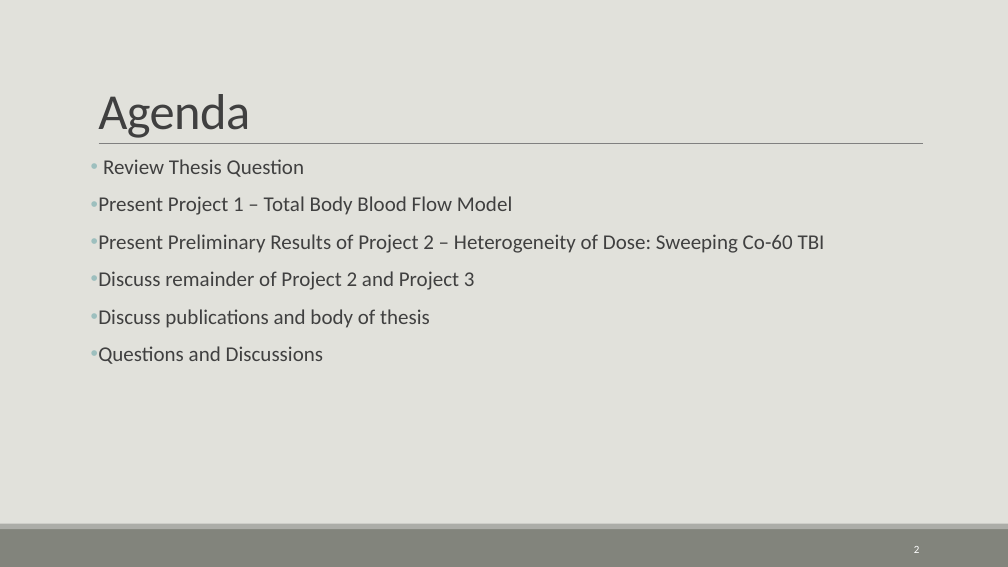
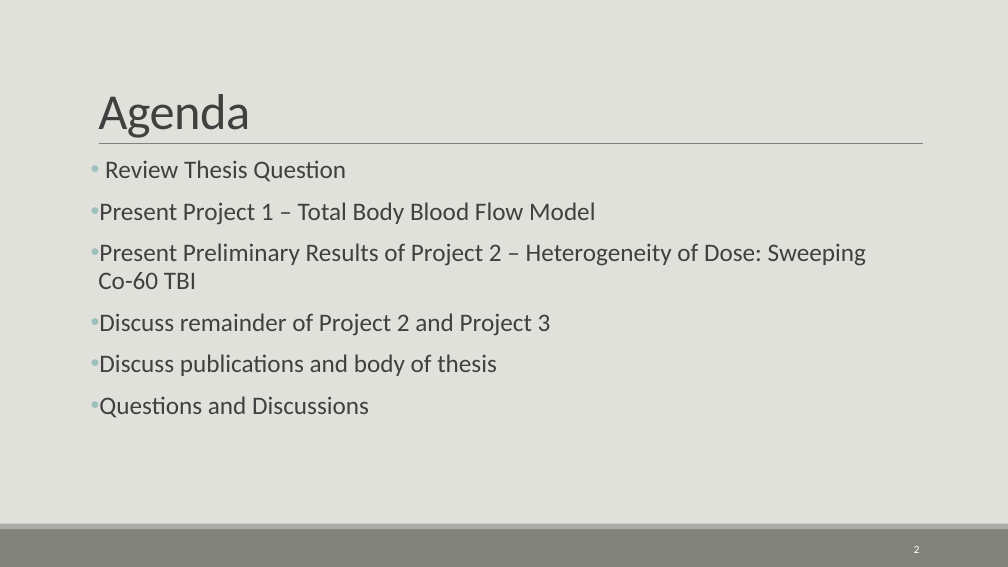
Before and after one commit to CNorthwayMedPhys/Full-Body-Flow-Model-Project, a slide deck: slide 2 of Working Documents/11.25_Committee Meeting.pptx. Drawn at 1008x567 pixels with LibreOffice and Linux fonts; fonts in the diff are those of the drawing. Boxes give left, top, right and bottom in pixels: in the first picture for what was removed or moved away, otherwise in the second. Text is boxed around its words. In the diff, an @@ line names an element or a change of style, - is before the commit and + after.

```diff
--- a/Working Documents/11.25_Committee Meeting.pptx
+++ b/Working Documents/11.25_Committee Meeting.pptx
@@ text "Review Thesis Question" at (x1=98, y1=160, x2=866, y2=418): size 20 to 24 pt @@
```
Also in this commit, not shown: 5 other slides changed, 2 slides added, 20 other files.
